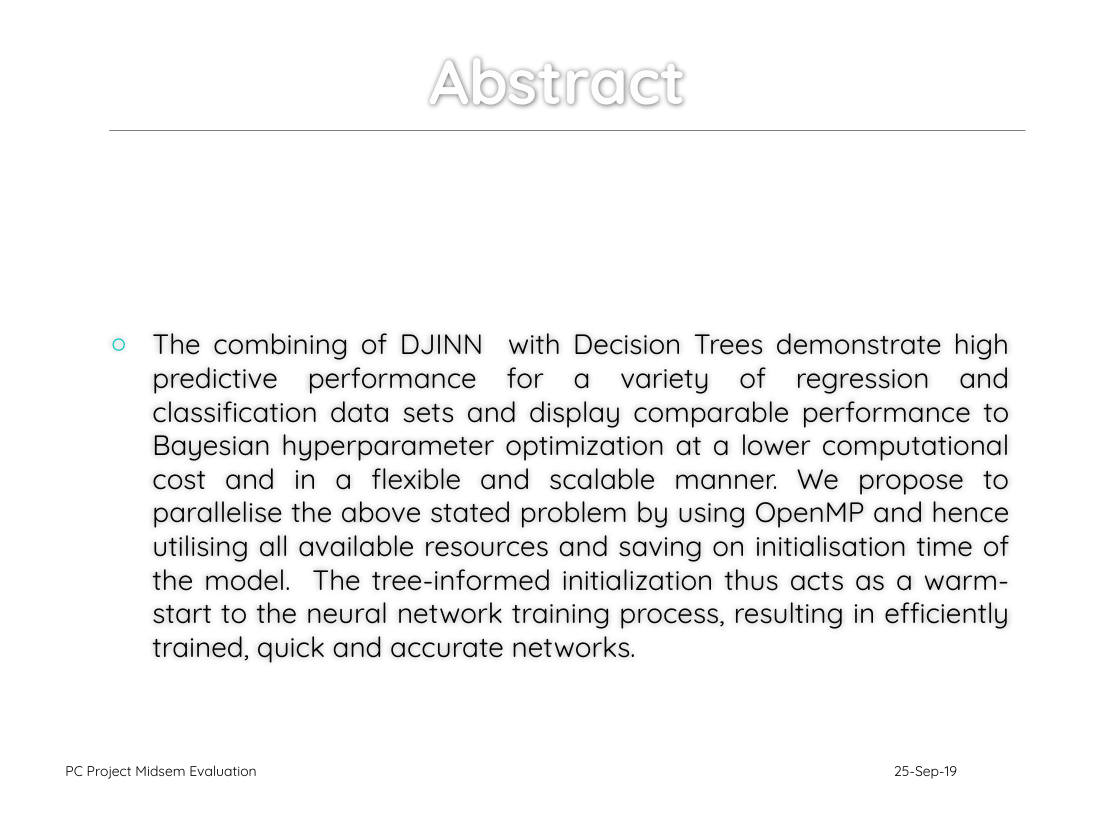
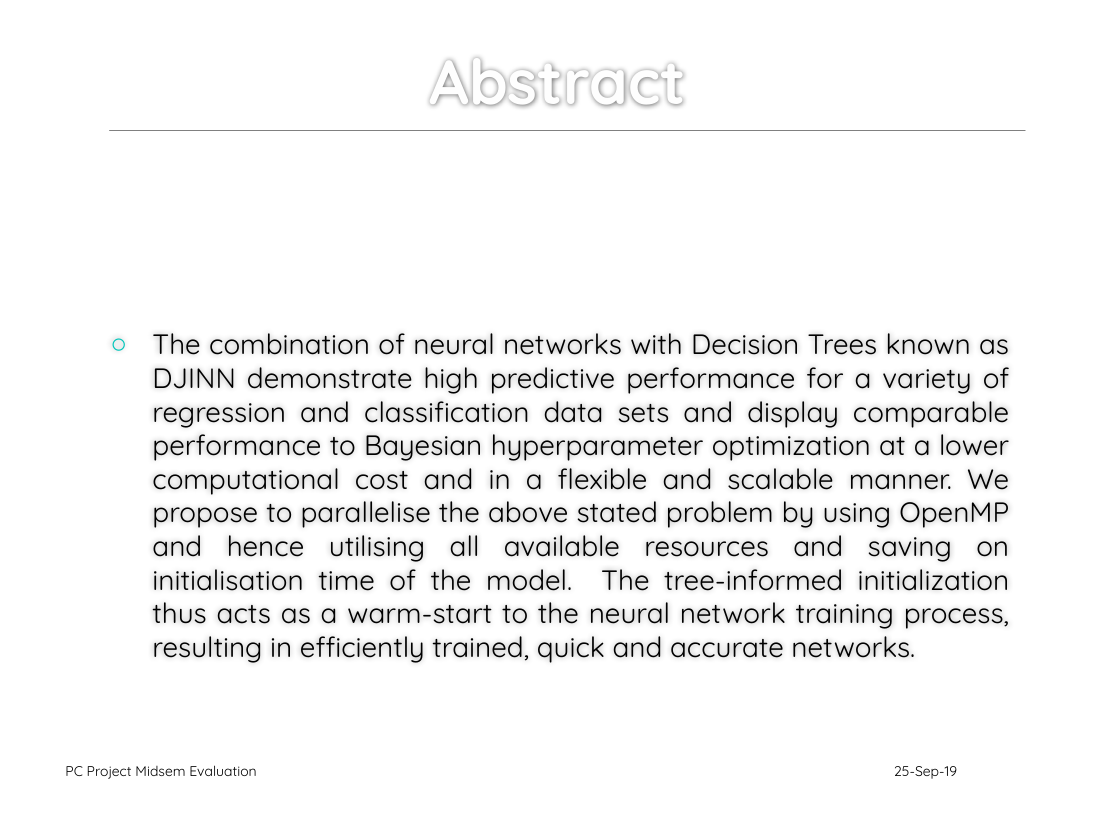
Before and after one commit to adityakaria/5-Sem, a slide deck: slide 3 of pc/Mini Project PPT Template.pptx. Drawn at 1120x840 pixels with LibreOffice and Linux fonts; fonts in the diff are those of the drawing; background and template pictures are left out. Boxes give left, top, right and bottom in pixels: in the first picture for what was removed or moved away, otherwise in the second. Text is boxed around its words. In the diff, an @@ line names an element or a change of style, - is before the commit and + after.

```diff
--- a/pc/Mini Project PPT Template.pptx
+++ b/pc/Mini Project PPT Template.pptx
@@ text at (152, 333, 1010, 663): text changed @@
-○ The combining of DJINN with Decision Trees demonstrate high predictive performance for a variety of regression and classification data sets and display comparable performance to Bayesian hyperparameter optimization at a lower computational cost and in a flexible and scalable manner. We propose to parallelise the above stated problem by using OpenMP and hence utilising all available resources and saving on initialisation time of the model. The tree-informed initialization thus acts as a warm-start to the neural network training process, resulting in efficiently trained, quick and accurate networks.
+○ The combination of neural networks with Decision Trees known as DJINN demonstrate high predictive performance for a variety of regression and classification data sets and display comparable performance to Bayesian hyperparameter optimization at a lower computational cost and in a flexible and scalable manner. We propose to parallelise the above stated problem by using OpenMP and hence utilising all available resources and saving on initialisation time of the model. The tree-informed initialization thus acts as a warm-start to the neural network training process, resulting in efficiently trained, quick and accurate networks.
```
Also in this commit, not shown: 3 other slides changed.
